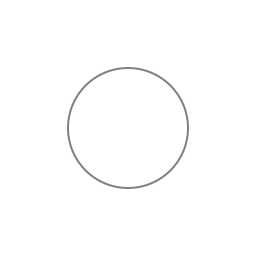
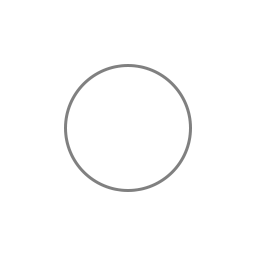
Revision of a layered 256px x 256px image; what changed, layer by layer:
painted on "Ellipse 2" over bbox(64, 64, 192, 192)
"Ellipse 1": opacity 75% → 100%, painted on it over bbox(66, 66, 190, 190)
